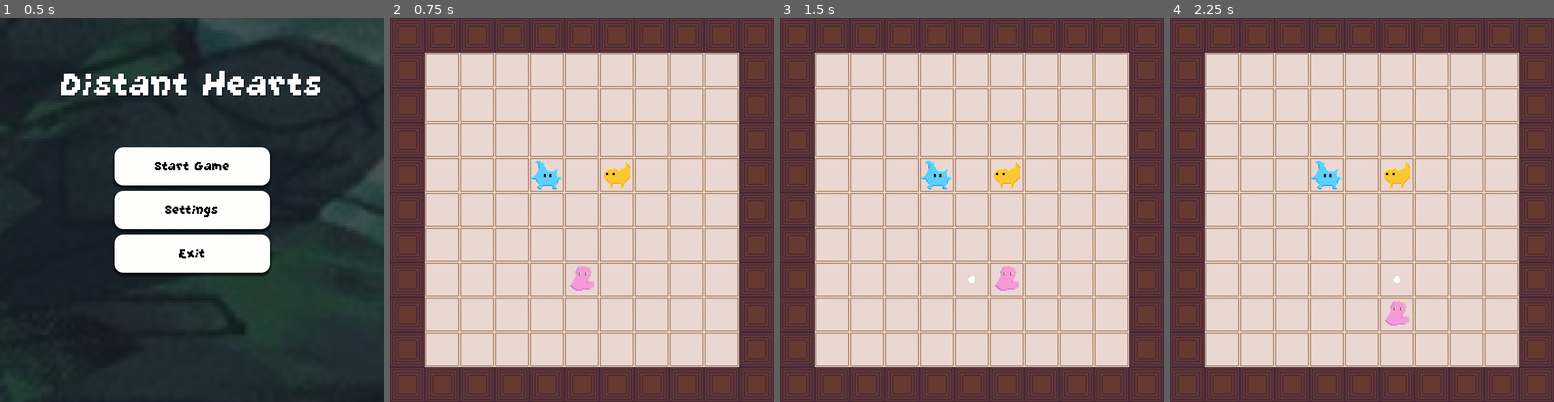
Above: before the commit, frames 1-4 (left to right).
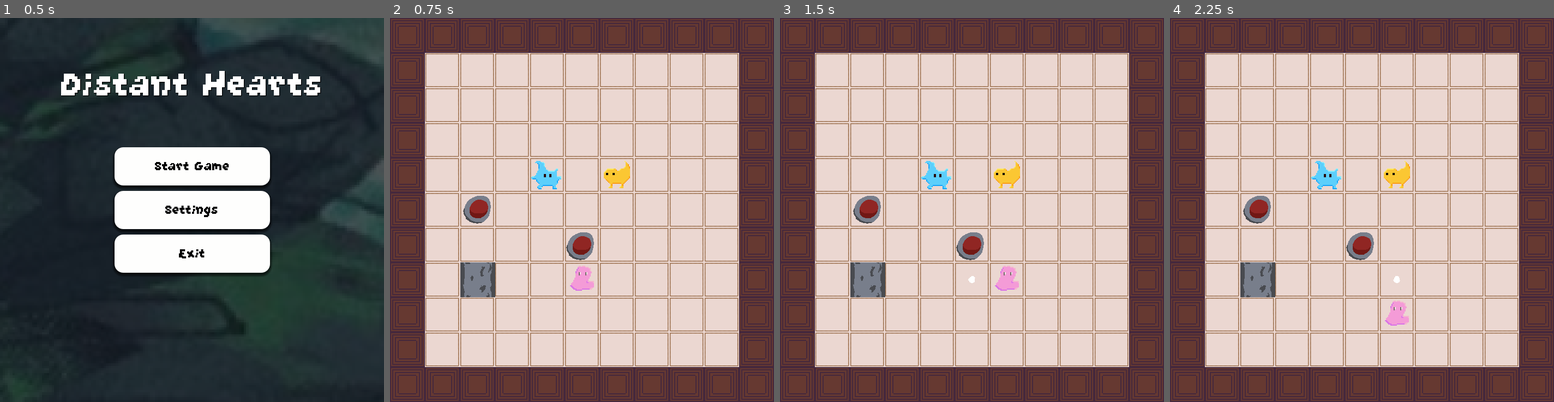
Above: after the commit, the same moments.

Repository: CarolineRoemer1998/MD1_Game
Game: Godot game, scene res://Scenes/Menu/MainMenu.tscn
The game is run twice, just before and just after one commit, with the same random seed, the same clock (stepped at 60 frames per second) and the same inputs.
Inputs (mouse positions are in pixels of both pictures, inside the frame that each line leads up to):
- Up to frame 1 (0.5 s): no input
- Up to frame 2 (0.75 s): click "Start Game" at 0.5 s
- Up to frame 3 (1.5 s): tap Enter at 1.25 s; move the mouse to (1056, 190) at 1.27 s; hold D from 1.28 s (still down); tap F at 1.35 s; click (1056, 190) at 1.42 s
- Up to frame 4 (2.25 s): tap Space at 1.52, 2 s; move the mouse to (1285, 229) at 2.02 s; release D at 2.03 s; hold S from 2.03 s (still down); tap F at 2.1 s

Frame 1 is identical in both runs. In frame 2, 1.6% of the frame differs, in the area x 18-54%, y 46-73%; in frame 3, 1.6%; in frame 4, 1.6%.

Commit message:
added Buttons and wall currently collision not correct and putten and wall sprites

Diff:
--- a/Scenes/Level1.tscn
+++ b/Scenes/Level1.tscn
@@ -1,19 +1,31 @@
-[gd_scene load_steps=10 format=3 uid="uid://bs2a730k3etf4"]
+[gd_scene load_steps=12 format=3 uid="uid://bs2a730k3etf4"]
 
 [ext_resource type="Script" uid="uid://ddiwo6yyhfkuc" path="res://Scenes/level.gd" id="1_bdlbp"]
 [ext_resource type="PackedScene" uid="uid://drl8fvb23s6aj" path="res://Scenes/background_lvl1.tscn" id="1_ysn8j"]
 [ext_resource type="PackedScene" uid="uid://ccncnjkm8w8ta" path="res://Scenes/creature.tscn" id="2_6ll4n"]
+[ext_resource type="PackedScene" uid="uid://dtlse07i5w70y" path="res://Scenes/wall.tscn" id="3_2h8qs"]
 [ext_resource type="PackedScene" uid="uid://g3u7bc1jo6gj" path="res://Scenes/player.tscn" id="3_kylad"]
 [ext_resource type="Texture2D" uid="uid://cwx0mgxmotrej" path="res://Sprites/creature2_blue.png" id="4_kylad"]
 [ext_resource type="Texture2D" uid="uid://c7p7y7nww4tef" path="res://Sprites/creature1_yellow_left.png" id="5_kylad"]
 [ext_resource type="Texture2D" uid="uid://ca1gqbcm7vxgc" path="res://Sprites/creature1_white_border_left.png" id="6_kylad"]
 [ext_resource type="PackedScene" uid="uid://23u33yt4jga3" path="res://Scenes/merged_creature.tscn" id="8_6ll4n"]
 [ext_resource type="PackedScene" uid="uid://pb5o008ihthl" path="res://Scenes/Menu/win_screen.tscn" id="9_kylad"]
+[ext_resource type="PackedScene" uid="uid://dd64royl54oq6" path="res://Scenes/button.tscn" id="11_rpty4"]
 
 [node name="Level1" type="Node2D"]
 script = ExtResource("1_bdlbp")
 
 [node name="Background_Lvl1" parent="." instance=ExtResource("1_ysn8j")]
+
+[node name="Wall" parent="." instance=ExtResource("3_2h8qs")]
+position = Vector2(161, 480)
+buttons = Array[NodePath]([NodePath("../Button"), NodePath("../Button2")])
+
+[node name="Button" parent="." instance=ExtResource("11_rpty4")]
+position = Vector2(162, 355)
+
+[node name="Button2" parent="." instance=ExtResource("11_rpty4")]
+position = Vector2(351, 422)
 
 [node name="Creature" parent="." instance=ExtResource("2_6ll4n")]
 position = Vector2(288, 288)
--- /dev/null
+++ b/Scenes/button.tscn
@@ -0,0 +1,28 @@
+[gd_scene load_steps=5 format=3 uid="uid://dd64royl54oq6"]
+
+[ext_resource type="Script" uid="uid://uqtwv08m1ohx" path="res://Scripts/button.gd" id="1_vxja4"]
+[ext_resource type="Texture2D" uid="uid://b58jeusc51pho" path="res://Sprites/button_green.png" id="2_lt4la"]
+[ext_resource type="Texture2D" uid="uid://b31ghnm1vs8kd" path="res://Sprites/button_red.png" id="3_4amfo"]
+
+[sub_resource type="RectangleShape2D" id="RectangleShape2D_2kp8h"]
+size = Vector2(28, 24)
+
+[node name="Button" type="Node2D"]
+script = ExtResource("1_vxja4")
+
+[node name="Button_GREEN" type="Sprite2D" parent="."]
+texture = ExtResource("2_lt4la")
+
+[node name="Button_RED" type="Sprite2D" parent="."]
+texture = ExtResource("3_4amfo")
+
+[node name="Area2D" type="Area2D" parent="."]
+collision_layer = 2
+collision_mask = 2
+
+[node name="CollisionShape2D" type="CollisionShape2D" parent="Area2D"]
+position = Vector2(1, -4)
+shape = SubResource("RectangleShape2D_2kp8h")
+
+[connection signal="body_entered" from="Area2D" to="." method="_on_body_entered"]
+[connection signal="body_exited" from="Area2D" to="." method="_on_body_exited"]
--- a/Scenes/creature.tscn
+++ b/Scenes/creature.tscn
@@ -1,6 +1,6 @@
 [gd_scene load_steps=9 format=3 uid="uid://ccncnjkm8w8ta"]
 
-[ext_resource type="Script" uid="uid://kjtpy8vvpaku" path="res://Scenes/creature.gd" id="1_01bph"]
+[ext_resource type="Script" uid="uid://kjtpy8vvpaku" path="res://Scenes/Creature.gd" id="1_01bph"]
 [ext_resource type="Texture2D" uid="uid://bdfdjbcxauyb" path="res://Sprites/creature2.png" id="1_vbe5j"]
 [ext_resource type="Texture2D" uid="uid://2daiyonkbh6l" path="res://Sprites/creature2_white_border.png" id="3_ulpcw"]
 
--- /dev/null
+++ b/Scenes/wall.tscn
@@ -0,0 +1,21 @@
+[gd_scene load_steps=4 format=3 uid="uid://dtlse07i5w70y"]
+
+[ext_resource type="Script" uid="uid://c3no2lx41nut1" path="res://Scripts/wall.gd" id="1_yjehn"]
+[ext_resource type="Texture2D" uid="uid://drf5ssafggu2u" path="res://Sprites/Mauer/mauer.png" id="2_m8ojb"]
+
+[sub_resource type="RectangleShape2D" id="RectangleShape2D_3spc7"]
+size = Vector2(64, 64)
+
+[node name="Wall" type="Node2D"]
+script = ExtResource("1_yjehn")
+buttons = Array[NodePath]([NodePath("../Button")])
+
+[node name="StaticBody2D" type="StaticBody2D" parent="."]
+collision_layer = 2
+collision_mask = 0
+
+[node name="CollisionShape2D" type="CollisionShape2D" parent="StaticBody2D"]
+shape = SubResource("RectangleShape2D_3spc7")
+
+[node name="Sprite2D" type="Sprite2D" parent="."]
+texture = ExtResource("2_m8ojb")
--- /dev/null
+++ b/Scripts/button.gd
@@ -0,0 +1,38 @@
+extends Node2D
+
+signal activated
+signal deactivated
+
+var active: bool = false
+
+@onready var button_green: Sprite2D = $Button_GREEN
+@onready var button_red: Sprite2D = $Button_RED
+@onready var area: Area2D = $Area2D
+
+func _ready() -> void:
+	area.body_entered.connect(_on_body_entered)
+	area.body_exited.connect(_on_body_exited)
+	_update_button_color()
+
+func _on_body_entered(body: Node) -> void:
+	if not active:
+		active = true
+		_update_button_color()
+		print(active)
+		emit_signal("activated")
+
+func _on_body_exited(body: Node) -> void:
+	# Optional: only deactivate if no bodies are left
+	await get_tree().process_frame # small delay to update collision state
+	if area.get_overlapping_bodies().is_empty():
+		active = false
+		_update_button_color()
+		print(active)
+		emit_signal("deactivated")
+
+func _update_button_color() -> void:
+	button_green.visible = active
+	button_red.visible = not active
+
+func is_pressed() -> bool:
+	return active
--- /dev/null
+++ b/Scripts/wall.gd
@@ -0,0 +1,47 @@
+extends Node2D
+
+@export var buttons: Array[NodePath] = [] # Set this from the editor
+
+@onready var button_refs: Array = []
+@onready var collider: CollisionShape2D = $StaticBody2D/CollisionShape2D
+@onready var sprite: Sprite2D = $Sprite2D
+
+var wall_active := true
+
+func _ready():
+	# Resolve NodePaths to actual button nodes
+	for path in buttons:
+		var button = get_node(path)
+		if button:
+			button_refs.append(button)
+			button.activated.connect(_on_button_state_changed)
+			button.deactivated.connect(_on_button_state_changed)
+
+	_check_buttons()
+
+func _on_button_state_changed():
+	_check_buttons()
+
+func _check_buttons():
+	for button in button_refs:
+		if not button.is_pressed():
+			#_activate_wall()
+			return
+
+	_deactivate_wall()
+
+func _deactivate_wall():
+	if wall_active:
+		wall_active = false
+		collider.disabled = true
+		print("Collider disabled:", collider.disabled)
+		sprite.modulate = Color(1, 1, 1, 0.3)
+		print("Wall deactivated!")
+
+func _activate_wall():
+	if not wall_active:
+		wall_active = true
+		collider.disabled = false
+		print("Collider disabled:", collider.disabled)
+		sprite.modulate = Color(1, 1, 1, 1)
+		print("Wall activated!")
Not shown, added: Scripts/button.gd.uid
Not shown, added: Scripts/wall.gd.uid
Binary file added: Sprites/Mauer/Mauer_Ende1.png
Not shown, added: Sprites/Mauer/Mauer_Ende1.png.import
Binary file added: Sprites/Mauer/Mauer_Ende2.png
Not shown, added: Sprites/Mauer/Mauer_Ende2.png.import
Binary file added: Sprites/Mauer/mauer.png
Not shown, added: Sprites/Mauer/mauer.png.import
Binary file added: Sprites/Mauer/mauer_knick.png
Not shown, added: Sprites/Mauer/mauer_knick.png.import
Binary file added: Sprites/button_green.png
Not shown, added: Sprites/button_green.png.import
(and 2 more such lines)
